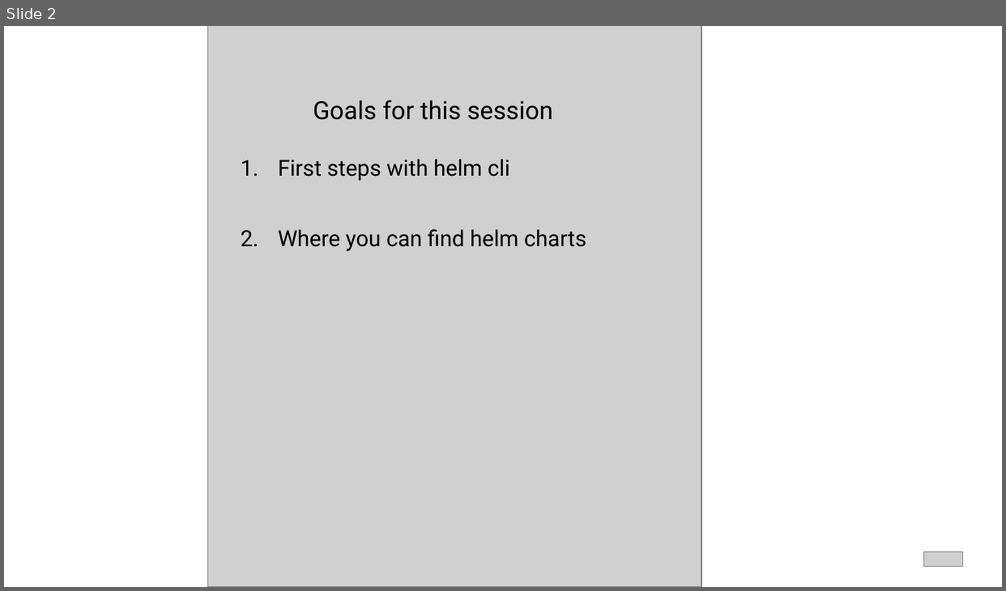
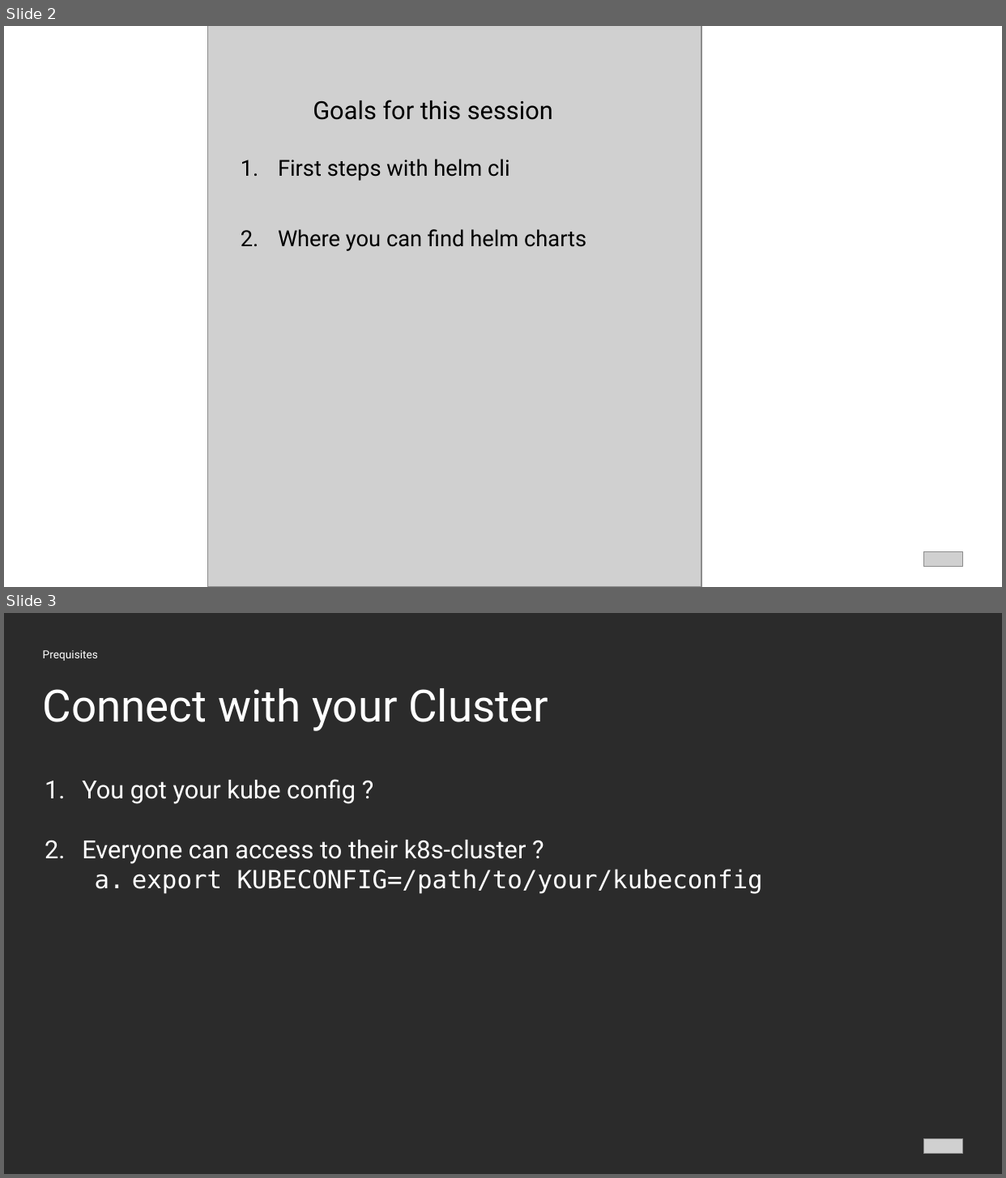
Before and after one commit to Hassel93/helm_course, a slide deck: presentations/01_04_Helm_Cli.pptx. Shown one above the other, each under a label of ours: slide 2 before the commit, slides 2 and 3 after it. The pictures are 1006x591 and 1006x1178 pixels, drawn with LibreOffice and Linux fonts; fonts in the diff are those of the drawing; grey boxes stand for pictures; background and template pictures are left out; a plain dark background stands for a picture behind light text. Boxes give left, top, right and bottom in pixels: in the first picture for what was removed or moved away, otherwise in the second. Text is boxed around its words. In the diff, an @@ line names an element or a change of style, - is before the commit and + after.

```diff
--- a/presentations/01_04_Helm_Cli.pptx
+++ b/presentations/01_04_Helm_Cli.pptx
@@ slide 3 added at (x1=4, y1=613, x2=1002, y2=1174), background picture (left out) @@
@@ text added at (x1=43, y1=650, x2=98, y2=661), 8 pt, text #FFFFFF @@
+Prequisites
@@ text added at (x1=43, y1=688, x2=548, y2=731), 32 pt, text #FFFFFF @@
+Connect with your Cluster
@@ text added at (x1=82, y1=779, x2=763, y2=894), 18 pt, text #FFFFFF @@
+1. You got your kube config ?
+2. Everyone can access to their k8s-cluster ?
+  a. export KUBECONFIG=/path/to/your/kubeconfig
@@ picture added at (x1=924, y1=1139, x2=963, y2=1154) @@
```
Also in this commit, not shown: 4 slides changed, 11 other slides added, 38 other files.
